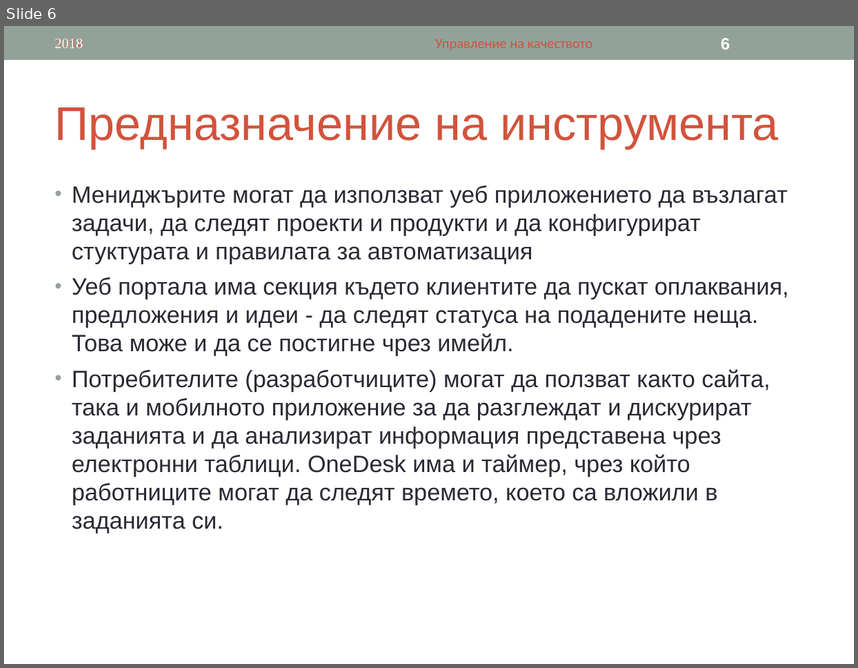
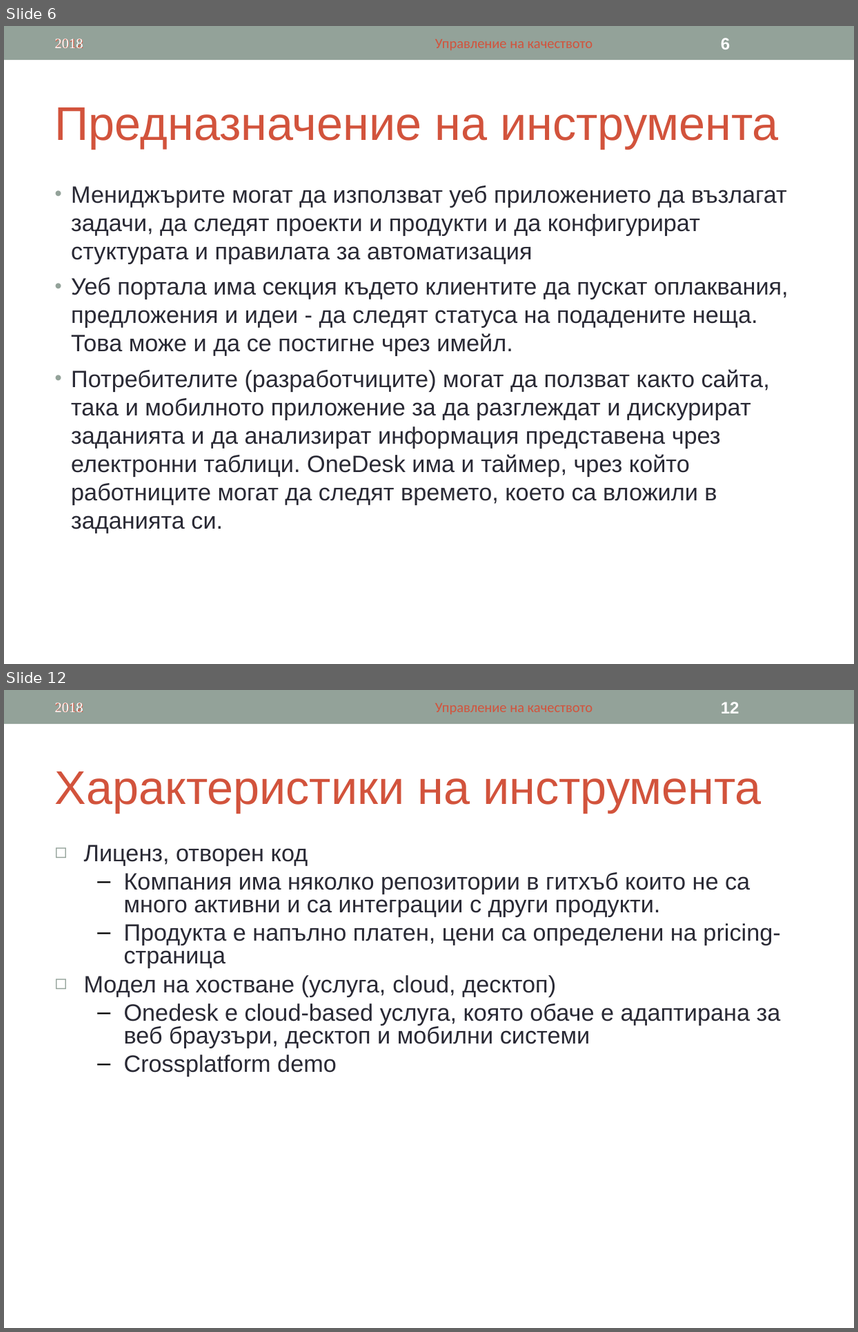
Before and after one commit to tsetsoo/ASIProject, a slide deck: OneDesk.ppt. Shown one above the other, each under a label of ours: slide 6 before the commit, slides 6 and 12 after it; the slides between them are not shown. The pictures are 858x668 and 858x1332 pixels, drawn with LibreOffice and Linux fonts; fonts in the diff are those of the drawing. Boxes give left, top, right and bottom in pixels: in the first picture for what was removed or moved away, otherwise in the second. Text is boxed around its words. In the diff, an @@ line names an element or a change of style, - is before the commit and + after.

```diff
--- a/OneDesk.ppt
+++ b/OneDesk.ppt
@@ slide 12 added at box(4, 690, 854, 1328), background #FFFFFF; not listed: 1 template element that a slide beside it also shows @@
@@ text added at box(55, 702, 84, 712), 12 pt, text #D2533C @@
+2012
@@ text added at box(55, 702, 83, 712), 12 pt, text #FFFFFF @@
+2018
@@ text added at box(435, 703, 593, 714), 12 pt, text #D2533C @@
+Управление на качеството
@@ page number added at box(721, 702, 740, 713), 14 pt, text #FFFFFF, bold @@
+12
@@ text added at box(55, 771, 762, 813), 40 pt, text #D2533C @@
+Характеристики на инструмента
@@ text added at box(84, 845, 781, 1076), 20 pt, text #292934 @@
+◻ Лиценз, отворен код
+  – Компания има няколко репозитории в гитхъб които не са много активни и са интеграции с други продукти.
+  – Продукта е напълно платен, цени са определени на pricing-страница
+◻ Модел на хостване (услуга, cloud, десктоп)
+  – Onedesk е cloud-based услуга, която обаче е адаптирана за веб браузъри, десктоп и мобилни системи
+  – Crossplatform demo
@@ slide 6 changed as well @@
@@ text "Мениджърите могат да използват уеб ..." at box(71, 185, 789, 533): indent changed @@
```
Also in this commit, not shown: 3 other slides changed, 4 other slides added.
